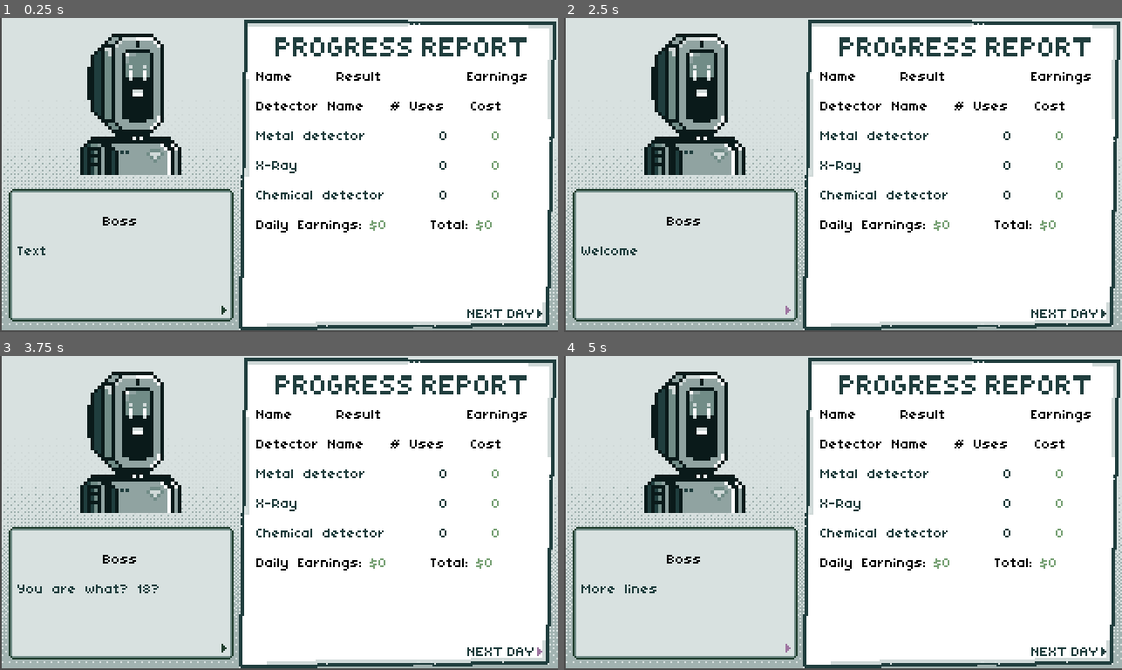
Above: before the commit, frames 1-4 (two rows, left to right).
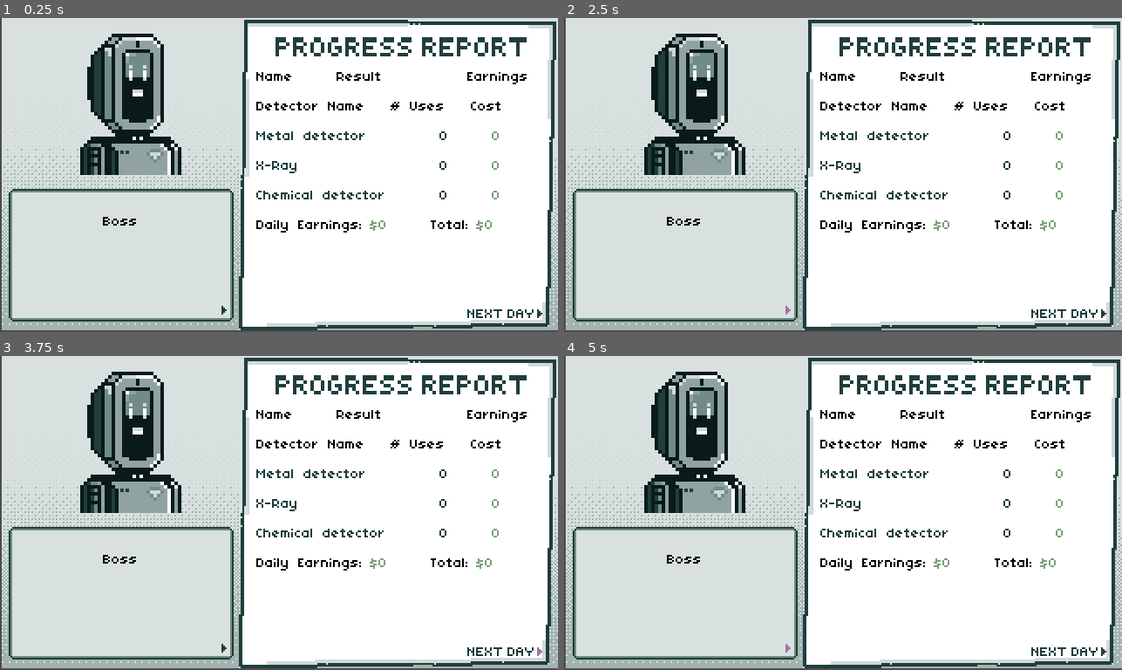
Above: after the commit, the same moments.

Repository: hkattt/blind-box-co
Game: Godot game, scene res://scenes/screens/DailyReport.tscn
Same seed, same stepped clock (60 frames per second), same inputs: the game is played once before the commit and once after it. This scene is started directly instead of the project's main scene. Sound files missing from this copy of the repository are replaced by a short silence.
Inputs (mouse positions are in pixels of both pictures, inside the frame that each line leads up to):
- Up to frame 1 (0.25 s): no input
- Up to frame 2 (2.5 s): click (1066, 313) at 0.5 s; click (1066, 313) at 1.25 s; click (787, 310) at 2 s
- Up to frame 3 (3.75 s): click (223, 648) at 2.75 s; click (502, 651) at 3.5 s
- Up to frame 4 (5 s): click (787, 648) at 4.25 s

The runs differ from the first frame. In frame 1, less than 0.1% of the frame differs, in the area x 3-9%, y 72-76%; in frame 2, 0.1%; in frame 3, 0.2%, in the area x 3-29%, y 72-76%; in frame 4, 0.1%.
Error after the commit: Out of bounds get index '0' (on base: 'Array') (res://scripts/managers/DialogueManager.gd:40)

Commit message:
Added character dialogue

Diff:
--- a/src/dialogues/conversations/barney.json
+++ b/src/dialogues/conversations/barney.json
@@ -2,20 +2,12 @@
   "type": "conversation",
   "lines": [
 	{
-	  "speaker": "Theorore",
-	  "line": "I heard perfumes can be expensive"
+	  "speaker": "Barney",
+	  "line": "Heeeeeh haayy matey!"
 	},
 	{
-	  "speaker": "Dave",
-	  "line": "I am crazy dave"
+	  "speaker": "Barney",
+	  "line": "Help me send these old toys to the children's hospital."
 	},
-	{
-	  "speaker": "Theorore",
-	  "line": "Dave, you cannot appreciate my brilliance"
-	},
-	{
-	  "speaker": "Dave",
-	  "line": "I am crazy DAVVVEEEEE!!!!!!!"
-	}
   ]
 }
--- a/src/dialogues/conversations/greg.json
+++ b/src/dialogues/conversations/greg.json
@@ -2,20 +2,12 @@
   "type": "conversation",
   "lines": [
 	{
-	  "speaker": "Theorore",
-	  "line": "I heard perfumes can be expensive"
+	  "speaker": "Greg",
+	  "line": "Hi kid. Look, my wife kicked me out of the house..."
 	},
 	{
-	  "speaker": "Dave",
-	  "line": "I am crazy dave"
+	  "speaker": "Greg",
+	  "line": "Please hurry up and send these supplies to my n-new h-house."
 	},
-	{
-	  "speaker": "Theorore",
-	  "line": "Dave, you cannot appreciate my brilliance"
-	},
-	{
-	  "speaker": "Dave",
-	  "line": "I am crazy DAVVVEEEEE!!!!!!!"
-	}
   ]
 }
--- a/src/dialogues/conversations/kyle.json
+++ b/src/dialogues/conversations/kyle.json
@@ -2,20 +2,16 @@
   "type": "conversation",
   "lines": [
 	{
-	  "speaker": "Theorore",
-	  "line": "I heard perfumes can be expensive"
+	  "speaker": "Kyle",
+	  "line": "Whatup bro! Those are some sick scanners you got there."
 	},
 	{
-	  "speaker": "Dave",
-	  "line": "I am crazy dave"
+	  "speaker": "Kyle",
+	  "line": "IS THAT AN X-RAY SCANNER? Bro try it on my hands!"
 	},
 	{
-	  "speaker": "Theorore",
-	  "line": "Dave, you cannot appreciate my brilliance"
+	  "speaker": "Kyle",
+	  "line": "Kidding! Anyways bro, help me send this teddy bear to my GF."
 	},
-	{
-	  "speaker": "Dave",
-	  "line": "I am crazy DAVVVEEEEE!!!!!!!"
-	}
   ]
 }
--- a/src/dialogues/conversations/mona.json
+++ b/src/dialogues/conversations/mona.json
@@ -2,20 +2,12 @@
   "type": "conversation",
   "lines": [
 	{
-	  "speaker": "Theorore",
-	  "line": "I heard perfumes can be expensive"
+	  "speaker": "Mona",
+	  "line": "Hey there! I am hoping to send some art supplies to a friend."
 	},
 	{
-	  "speaker": "Dave",
-	  "line": "I am crazy dave"
+	  "speaker": "Mona",
+	  "line": "Sorry if the paint triggers any of your detectors!"
 	},
-	{
-	  "speaker": "Theorore",
-	  "line": "Dave, you cannot appreciate my brilliance"
-	},
-	{
-	  "speaker": "Dave",
-	  "line": "I am crazy DAVVVEEEEE!!!!!!!"
-	}
   ]
 }
--- a/src/dialogues/conversations/x-aea-12.json
+++ b/src/dialogues/conversations/x-aea-12.json
@@ -2,20 +2,16 @@
   "type": "conversation",
   "lines": [
 	{
-	  "speaker": "Theorore",
-	  "line": "I heard perfumes can be expensive"
+	  "speaker": "X Æ A-12",
+	  "line": "ɪ… αм… sєи∂ιиɢ… sσмє… ѕυρρʟιєѕ…"
 	},
 	{
-	  "speaker": "Dave",
-	  "line": "I am crazy dave"
+	  "speaker": "X Æ A-12",
+	  "line": "тσ… ∆… ʀєρтιʟє… ζσσ…"
 	},
 	{
-	  "speaker": "Theorore",
-	  "line": "Dave, you cannot appreciate my brilliance"
+	  "speaker": "X Æ A-12",
+	  "line": "just… a… ζσσ. 𝓝σтнιиɢ… 𝓮𝓵𝓼𝓮."
 	},
-	{
-	  "speaker": "Dave",
-	  "line": "I am crazy DAVVVEEEEE!!!!!!!"
-	}
   ]
 }
--- a/src/dialogues/exposition/day1-report.json
+++ b/src/dialogues/exposition/day1-report.json
@@ -3,19 +3,15 @@
   "lines": [
 	{
 	  "speaker": "Boss",
-	  "line": "Helloooooo and welcome"
+	  "line": "Congratulations finishing your first day."
 	},
 	{
 	  "speaker": "Boss",
-	  "line": "Welcome to the three-day trial program"
+	  "line": "While paint triggers the chemical detector, it is not contraband."
 	},
 	{
 	  "speaker": "Boss",
-	  "line": "You are what? 18? Can't get a job huh?"
-	},
-	{
-	  "speaker": "Boss",
-	  "line": "More lines"
+	  "line": "Snakes and other deadily animals certainly are though."
 	}
   ]
 }
--- /dev/null
+++ b/src/dialogues/exposition/day2-report.json
@@ -0,0 +1,17 @@
+{
+  "type": "conversation",
+  "lines": [
+	{
+	  "speaker": "Boss",
+	  "line": "Those were some tricky ones."
+	},
+	{
+	  "speaker": "Boss",
+	  "line": "A toy gun looks a lot worse in a x-ray."
+	},
+	{
+	  "speaker": "Boss",
+	  "line": "Bringing a jar of undiscolsed material is unacceptable."
+	}
+  ]
+}
--- /dev/null
+++ b/src/dialogues/exposition/day3-report.json
@@ -0,0 +1,21 @@
+{
+  "type": "conversation",
+  "lines": [
+	{
+	  "speaker": "Boss",
+	  "line": "You have completed your final day."
+	},
+	{
+	  "speaker": "Boss",
+	  "line": "Thank you for completing the trial period."
+	},
+	{
+	  "speaker": "Boss",
+	  "line": "Those were certainly the most challenging cases yet."
+	},
+	{
+	  "speaker": "Boss",
+	  "line": "Based on your results, we will decide your future with this company."
+	}
+  ]
+}
--- a/src/dialogues/exposition/intro.json
+++ b/src/dialogues/exposition/intro.json
@@ -3,19 +3,43 @@
   "lines": [
 	{
 	  "speaker": "Boss",
-	  "line": "Helloooooo and welcome"
+	  "line": "Hello and welcome to your 3-day job trial at Blind Box. Co."
 	},
 	{
 	  "speaker": "Boss",
-	  "line": "Welcome to the three-day trial program"
+	  "line": "The purpose of this trial is to determine if you are suitable for the position."
 	},
 	{
 	  "speaker": "Boss",
-	  "line": "You are what? 18? Can't get a job huh?"
+	  "line": "If you earn enough money during the trial period, we will offer you a full-time position."
 	},
 	{
 	  "speaker": "Boss",
-	  "line": "More lines"
-	}
+	  "line": "As I am sure you know, Blind Box. Co. is a postage service with a strict no-package opening policy."
+	},
+	{
+	  "speaker": "Boss",
+	  "line": "Due to this, we get some strange characters trying to send all types of contraband."
+	},
+	{
+	  "speaker": "Boss",
+	  "line": "Your job is simple: approve legal packages and decline packages that contain contraband."
+	},
+	{
+	  "speaker": "Boss",
+	  "line": "Our metal detector, x-ray scanner, and chemical detector are at your disposale."
+	},
+	{
+	  "speaker": "Boss",
+	  "line": "But be warned, those devices are not cheap and each use will cost you."
+	},
+	{
+	  "speaker": "Boss",
+	  "line": "Also remember, the detectors do not tell the full story. Keep your wits about you."
+	},
+	{
+	  "speaker": "Boss",
+	  "line": "Good luck."
+	},
   ]
 }
--- a/src/scenes/screens/Interrogation.tscn
+++ b/src/scenes/screens/Interrogation.tscn
@@ -80,7 +80,7 @@
 
 [node name="TextBox" parent="CanvasLayer" instance=ExtResource("12_vcnfg")]
 offset_left = 2.0
-offset_top = 121.0
+offset_top = 122.0
 offset_right = 318.0
 offset_bottom = 178.0
 
--- a/src/scenes/ui/TextBox.tscn
+++ b/src/scenes/ui/TextBox.tscn
@@ -23,6 +23,7 @@
 [node name="Text" type="Label" parent="MarginContainer/VBoxContainer"]
 layout_mode = 2
 text = "Text"
+autowrap_mode = 3
 
 [node name="Timer" type="Timer" parent="."]
 
--- a/src/scripts/Main.gd
+++ b/src/scripts/Main.gd
@@ -78,7 +78,7 @@
 			DayManager.start_day(day_data, screen_transition)
 			DayManager.day_complete.connect(_on_day_complete, CONNECT_ONE_SHOT)
 		GameScreen.REPORT:
-			daily_report = DailyReport.create(interrogation_results)
+			daily_report = DailyReport.create(interrogation_results, current_day_index + 1)
 			daily_report.report_close.connect(_on_report_close, CONNECT_ONE_SHOT)
 			get_tree().current_scene.add_child(daily_report)
 		GameScreen.HIRED:
--- a/src/scripts/screens/DailyReport.gd
+++ b/src/scripts/screens/DailyReport.gd
@@ -2,22 +2,27 @@
 
 signal report_close()
 
-@onready var report: Report    = $Report
-@onready var text_box: TextBox = $MarginContainer/TextBox
+@onready var report: Report          = $Report
+@onready var text_box: TextBox       = $MarginContainer/TextBox
+@onready var next_button: NextButton = $NextDialogueButton
 
 const daily_report_scene: PackedScene = preload("res://scenes/screens/DailyReport.tscn")
 
 var results: Array[InterrogationResultData]
+var day: int
 
-static func create(p_results: Array[InterrogationResultData]) -> DailyReport:
+static func create(p_results: Array[InterrogationResultData], p_day: int) -> DailyReport:
 	var daily_report: DailyReport = daily_report_scene.instantiate()
 	daily_report.results = p_results
+	daily_report.day = p_day
 	return daily_report
 
 func _ready() -> void:
-	DialogueManager.load_dialogues(DialogueManager.DialogueType.EXPOSITION, "day1-report")
+	DialogueManager.reset()
+	DialogueManager.load_dialogues(DialogueManager.DialogueType.EXPOSITION, "day{day}-report".format({"day": day}))
 	text_box.set_dialogue_sound(SoundManager.Sound.DIALOGUE2)
 	text_box.set_speaker("Boss")
+	_set_text_box()
 	var report_item_header: ReportItemHeader = ReportItemHeader.create()
 	var report_items: Array[ReportItem] = _create_report_items()
 	var detector_item_header: DetectorItemHeader = DetectorItemHeader.create()
@@ -84,7 +89,7 @@
 
 func _on_next_dialogue_button_pressed() -> void:
 	if DialogueManager.is_finished():
-		pass
+		next_button.hide()
 	else:
 		DialogueManager.next_line()
 		_set_text_box()
